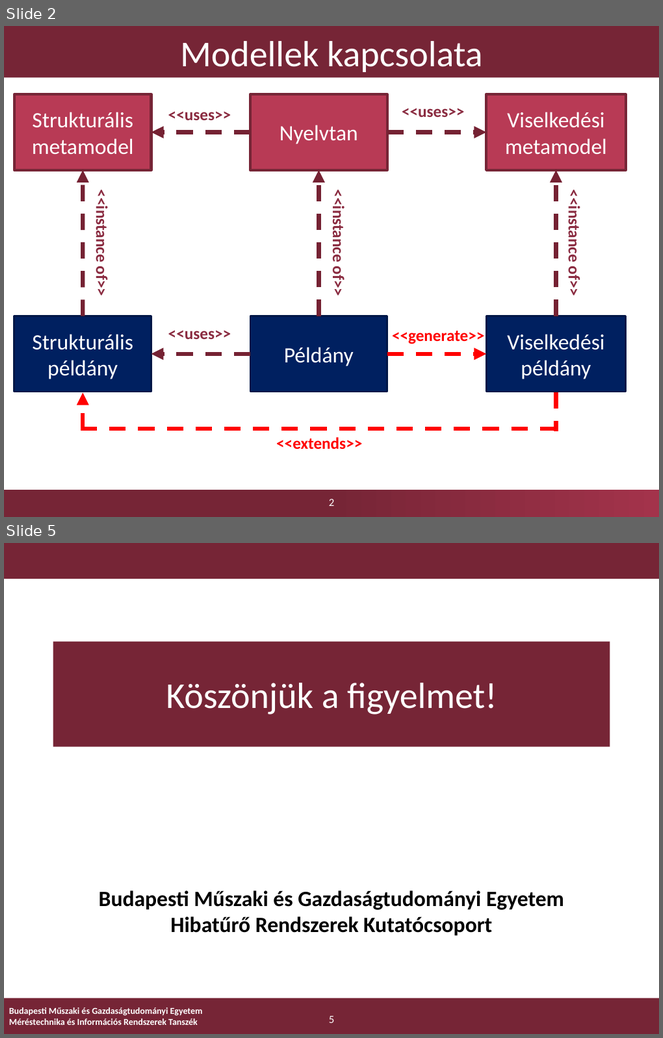
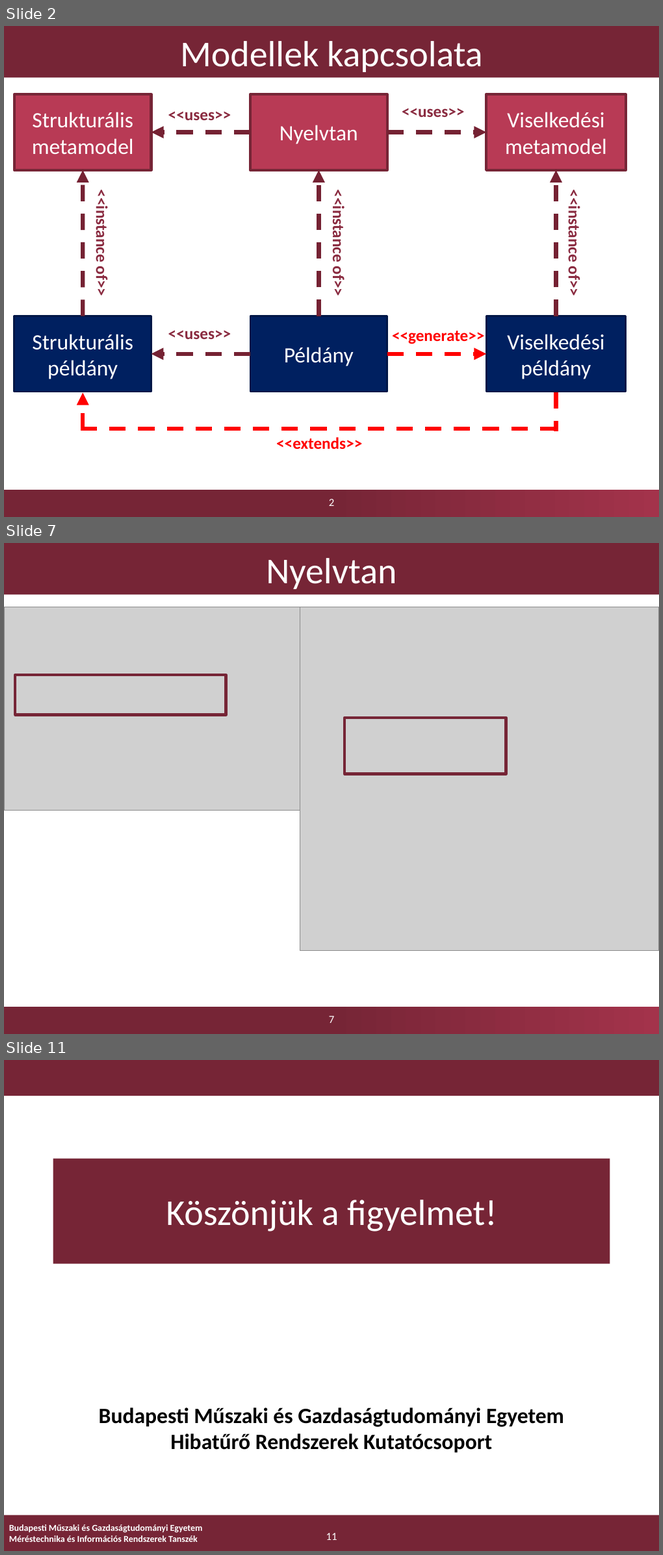
Before and after one commit to FTSRG-MDSD/MDSD-2016-ztz, a slide deck: doc/prezi/hw2/ztz-presentation.pptx. Shown one above the other, each under a label of ours: slides 2 and 5 before the commit, slides 2, 7 and 11 after it; the slides between them are not shown. The pictures are 663x1038 and 663x1555 pixels, drawn with LibreOffice and Linux fonts; fonts in the diff are those of the drawing; grey boxes stand for pictures; background and template pictures are left out. Boxes give left, top, right and bottom in pixels: in the first picture for what was removed or moved away, otherwise in the second. Text is boxed around its words. In the diff, an @@ line names an element or a change of style, - is before the commit and + after.

```diff
--- a/doc/prezi/hw2/ztz-presentation.pptx
+++ b/doc/prezi/hw2/ztz-presentation.pptx
@@ slide 7 added at [4, 543, 659, 1034], background #FFFFFF; not listed: 1 template element that a slide beside it also shows @@
@@ title added at [4, 543, 659, 595], fill #762536, 40 pt, text #FFFFFF @@
+Nyelvtan
@@ picture added at [4, 607, 320, 811] @@
@@ picture added at [300, 607, 659, 951] @@
@@ rectangle added at [15, 675, 226, 715], outline #762536 3 pt @@
@@ rectangle added at [345, 718, 506, 774], outline #762536 3 pt @@
@@ page number added at [329, 1016, 334, 1023], 12 pt, text #FFFFFF @@
+7
@@ what was slide 5 is now slide 11 @@
@@ page number at [326, 1533, 337, 1540]: text changed @@
-5
+11
```
Also in this commit, not shown: 7 other slides added, 2 slides removed.
